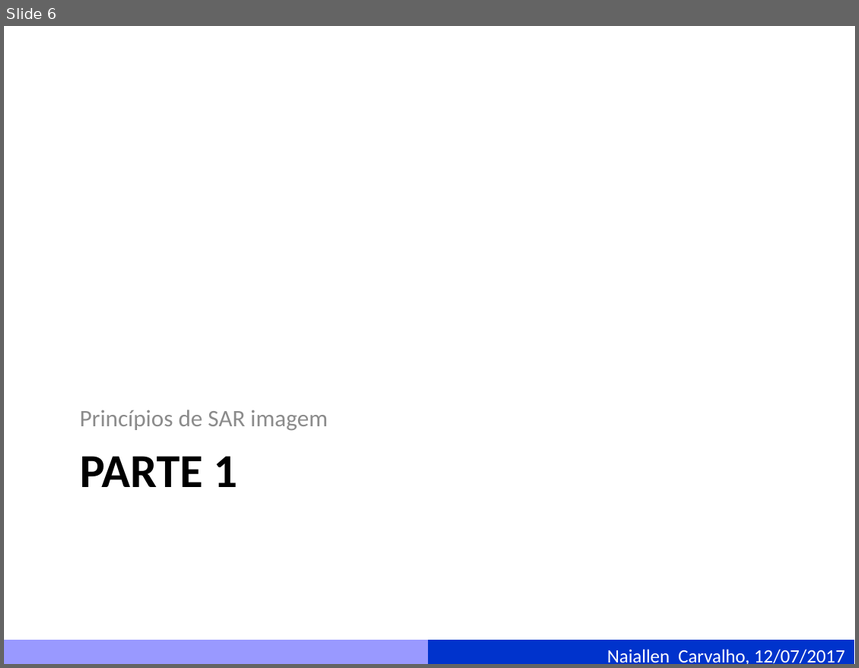
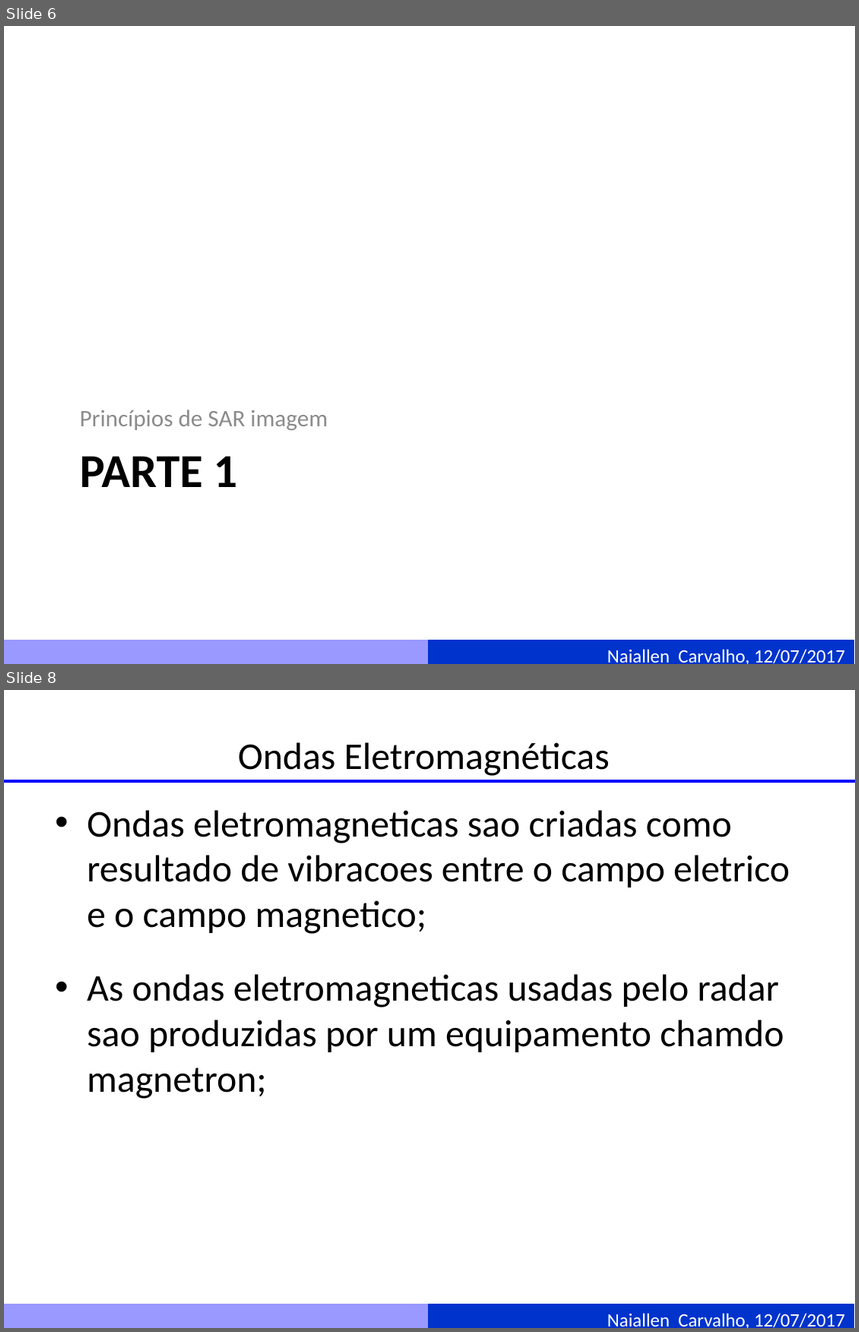
Before and after one commit to naiallen/curso_sar_presentation, a slide deck: Fundamentos de imagens SAR.pptm. Shown one above the other, each under a label of ours: slide 6 before the commit, slides 6 and 8 after it; the slides between them are not shown. The pictures are 859x668 and 859x1332 pixels, drawn with LibreOffice and Linux fonts; fonts in the diff are those of the drawing. Boxes give left, top, right and bottom in pixels: in the first picture for what was removed or moved away, otherwise in the second. Text is boxed around its words. In the diff, an @@ line names an element or a change of style, - is before the commit and + after.

Commit message:
update

```diff
--- a/Fundamentos de imagens SAR.pptm
+++ b/Fundamentos de imagens SAR.pptm
@@ slide 8 added at [4,690,855,1328], background #FFFFFF; not listed: 2 template elements that a slide beside it also shows @@
@@ title added at [238,742,610,776], 32 pt, text #000000 @@
+Ondas Eletromagnéticas
@@ line added from (4, 781) to (855, 781), #0000FF 3 pt @@
@@ text added at [87,810,790,1099], 32 pt, text #000000 @@
+• Ondas eletromagneticas sao criadas como resultado de vibracoes entre o campo eletrico e o campo magnetico;
+• As ondas eletromagneticas usadas pelo radar sao produzidas por um equipamento chamdo magnetron;
```
Also in this commit, not shown: 24 other slides added, 1 slide removed.
